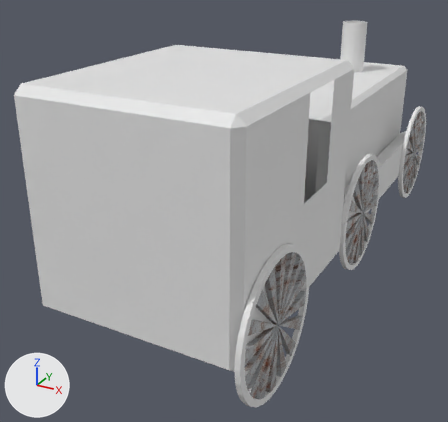
A saved change to the OBJ model assets/loco/loco.obj.
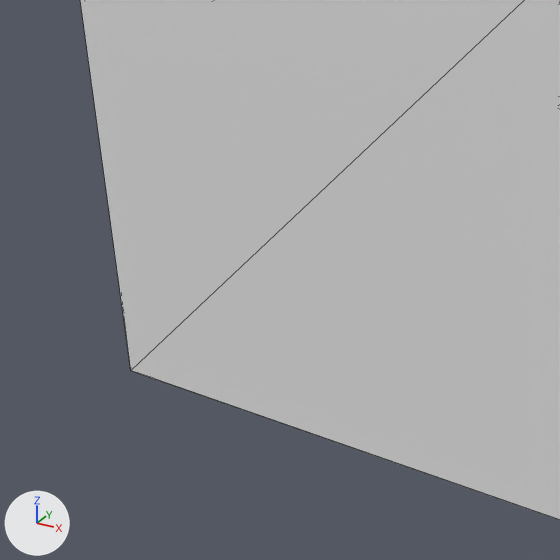
The first picture shows the older version from a camera (50 mm lens) standing at (4.06, -6.73, 3.02) and looking at (-0.73, 1.99, -1.34). The close-ups show both versions on the part from 0% to 41% of the width and 44% to 87% of the height of that picture; other places that the commit changed are outside them. Lighting does not change. The marker at lower left points along +X, +Y and +Z. The close-ups show mesh edges as thin lines. Where no turn or scale is listed for an object, it has been applied to the vertices. Vertices at the same position are counted once.

Before the edit, the objects in view are built like this:
```python
me_body_cube_001 = bpy.data.meshes.new('body_Cube.001')
me_body_cube_001.from_pydata(...)  # 91 vertices, 168 faces; spans x -1.5..1.5, y -1.75..7.46, z -1.51..1.5
# faces by material slot: [22, 74, 8, 14, 18, 32]
me_body_cube_001.materials.append(mat_rusty2)  # its picture is missing
me_body_cube_001.materials.append(mat_rusty1)  # its picture is missing
me_body_cube_001.materials.append(mat_rusty3)  # its picture is missing
me_body_cube_001.materials.append(mat_rusty5)  # picture img_rusty5_jpg
me_body_cube_001.materials.append(mat_rusty6)  # its picture is missing
me_body_cube_001.materials.append(mat_rusty7)  # its picture is missing
me_rim_002_data_018 = bpy.data.meshes.new('rim.002_data.018')
me_rim_002_data_018.from_pydata(...)  # 128 vertices, 224 faces; spans x -1.58..-1.5, y -1.38..0.62, z -2.26..-0.26
me_rim_002_data_018.materials.append(mat_kerekiv_001)  # its picture is missing
me_spoke_002_data_019 = bpy.data.meshes.new('spoke.002_data.019')
me_spoke_002_data_019.from_pydata(...)  # 66 vertices, 96 faces; spans x -1.58..-1.5, y -1.28..0.52, z -2.18..-0.35
me_spoke_002_data_019.materials.append(mat_kullo_001)  # picture img_kullo_jpg
ob_body_cube_001 = bpy.data.objects.new('body_Cube.001', me_body_cube_001)
ob_body_cube_001.location = (0.0, 0.0, 0.0)
ob_rim_002_data_018 = bpy.data.objects.new('rim.002_data.018', me_rim_002_data_018)
ob_rim_002_data_018.location = (0.0, 0.0, 0.0)
ob_spoke_002_data_019 = bpy.data.objects.new('spoke.002_data.019', me_spoke_002_data_019)
ob_spoke_002_data_019.location = (0.0, 0.0, 0.0)
```
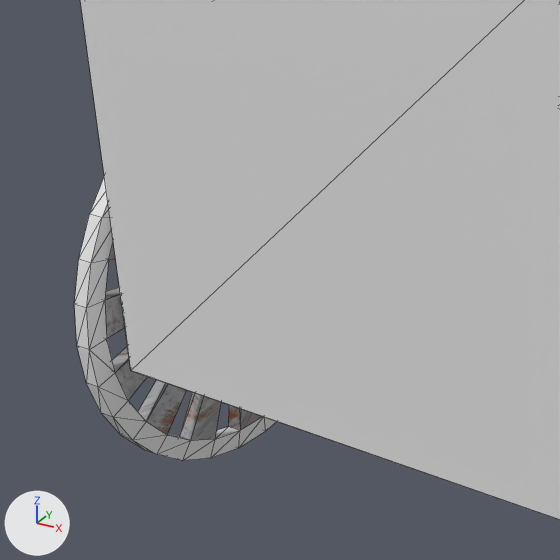
What the commit changed:
me_rim_002_data_018 has 128 vertices, 224 faces and spans x -1.58..-1.5, y -1.38..0.62, z -2.26..-0.26.
me_rim_002_data_018 is used by ob_rim_002_data_018; location (0.0, 0.0, 0.0).
me_rim_002_data_018 part 1: the whole mesh is moved by (0.0, -0.48, 0.0).
me_spoke_002_data_019 has 66 vertices, 96 faces and spans x -1.58..-1.5, y -1.28..0.52, z -2.18..-0.35.
me_spoke_002_data_019 is used by ob_spoke_002_data_019; location (0.0, 0.0, 0.0).
me_spoke_002_data_019 part 2: the whole mesh is moved by (0.0, -0.48, 0.0).

Boxes [x1, y1, x2, y2] around the edits, measured in the close-ups (560 x 560 px):
'rim.002_data.018', mesh moved (not visible before)
    after: [74, 178, 277, 460]
'spoke.002_data.019', mesh moved (not visible before)
    after: [105, 243, 263, 441]
